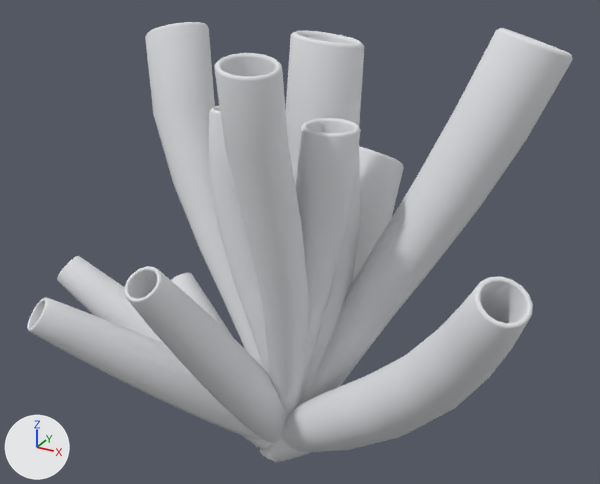
The Blender file HiddenHarmony/Assets/Models/Orcastra/Coral/BlendFiles/tubeCoralCluster.blend, before and after one commit.
Before and after are seen from a 50 mm lens placed at (6.0, -10.13, 7.37), pointed at (0.21, 0.41, 2.1). Every picture has the same lights, and +X, +Y and +Z are marked at lower left.
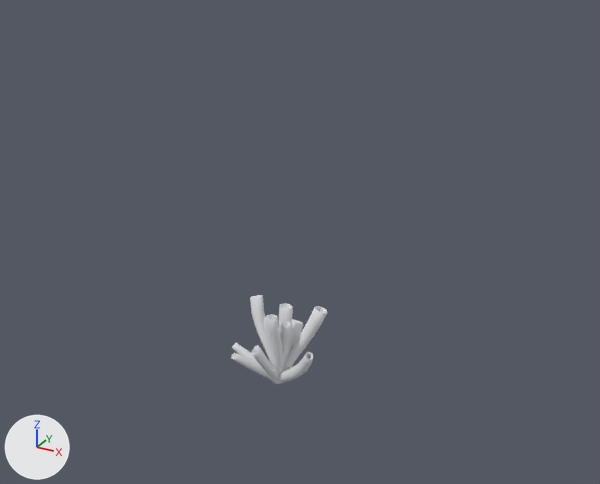
Where the change shows, as pixel boxes [x1, y1, x2, y2] in the pictures (600 x 484 px):
'Cylinder.006', deleted: before [305, 28, 573, 402]
'Cylinder.008', deleted: before [214, 53, 309, 416]
'Cylinder.016', deleted: before [282, 276, 533, 452]
'Cylinder.007', deleted: before [145, 22, 262, 366]
'Cylinder.015', deleted: before [124, 267, 288, 443]
'Cylinder.009', deleted: before [260, 31, 364, 461]
'Cylinder.013', deleted: before [27, 297, 262, 440]
'Cylinder.001', deleted: before [295, 118, 361, 390]
'Cylinder.017', deleted: before [208, 106, 269, 374]
'Cylinder.014', reshaped, moved, rescaled: before [171, 273, 258, 447]; after [231, 295, 328, 385]
'Cylinder.010', deleted: before [353, 146, 404, 282]
'Cylinder.012', deleted: before [57, 256, 272, 450]
'Cylinder.011', deleted: before [264, 375, 367, 462]

Diff of the bpy script that builds the scene:
```diff
--- a/HiddenHarmony/Assets/Models/Orcastra/Coral/BlendFiles/tubeCoralCluster.blend.py
+++ b/HiddenHarmony/Assets/Models/Orcastra/Coral/BlendFiles/tubeCoralCluster.blend.py
@@ me_cylinder_026 @@
 # used by ob_cylinder_014; location = (-1.06, 0.3, -0.55); rotation_euler = (-0.611, -0.63, 0.482), in degrees (-35, -36, 28); scale = (0.224, 0.224, 1.05)
-me_cylinder_026.from_pydata(...)  # 224 vertices, 210 faces; spans x -2.0..1.34, y -1.54..1.54, z -1.33..1.85
+me_cylinder_026.from_pydata(...)  # 2912 vertices, 2730 faces; spans x -11.39..28.4, y -17.51..7.3, z -1.92..5.66
+# me_cylinder_026 part 1: 224 vertices removed from x -2.0..1.34, y -1.54..1.54, z -1.33..1.85; 2912 vertices added at x -11.39..28.4, y -17.51..7.3, z -1.92..5.66
 me_cylinder_026.materials.append(mat_coralpipemat)
-me_cylinder_026.materials.append(mat_coralpipemat)
@@ ob_cylinder_001 @@
-ob_cylinder_001 = bpy.data.objects.new('Cylinder.001', me_cylinder_001)
@@ ob_cylinder_006 @@
-ob_cylinder_006 = bpy.data.objects.new('Cylinder.006', me_cylinder_017)
@@ ob_cylinder_007 @@
-ob_cylinder_007 = bpy.data.objects.new('Cylinder.007', me_cylinder_018)
@@ ob_cylinder_008 @@
-ob_cylinder_008 = bpy.data.objects.new('Cylinder.008', me_cylinder_019)
@@ ob_cylinder_009 @@
-ob_cylinder_009 = bpy.data.objects.new('Cylinder.009', me_cylinder_020)
@@ ob_cylinder_010 @@
-ob_cylinder_010 = bpy.data.objects.new('Cylinder.010', me_cylinder_021)
@@ ob_cylinder_011 @@
-ob_cylinder_011 = bpy.data.objects.new('Cylinder.011', me_cylinder_023)
@@ ob_cylinder_012 @@
-ob_cylinder_012 = bpy.data.objects.new('Cylinder.012', me_cylinder_024)
@@ ob_cylinder_013 @@
-ob_cylinder_013 = bpy.data.objects.new('Cylinder.013', me_cylinder_025)
@@ ob_cylinder_014 @@
 ob_cylinder_014 = bpy.data.objects.new('Cylinder.014', me_cylinder_026)
-ob_cylinder_014.location = (-1.06, 0.3, -0.55)
+ob_cylinder_014.location = (0.0, 0.0, 0.0)
 ob_cylinder_014.rotation_euler = (-0.611, -0.63, 0.482)  # degrees (-35, -36, 28)
-ob_cylinder_014.scale = (0.224, 0.224, 1.05)
+ob_cylinder_014.scale = (0.0443, 0.0443, 0.209)
@@ ob_cylinder_015 @@
-ob_cylinder_015 = bpy.data.objects.new('Cylinder.015', me_cylinder_028)
@@ ob_cylinder_016 @@
-ob_cylinder_016 = bpy.data.objects.new('Cylinder.016', me_cylinder_029)
@@ ob_cylinder_017 @@
-ob_cylinder_017 = bpy.data.objects.new('Cylinder.017', me_cylinder_030)
```
